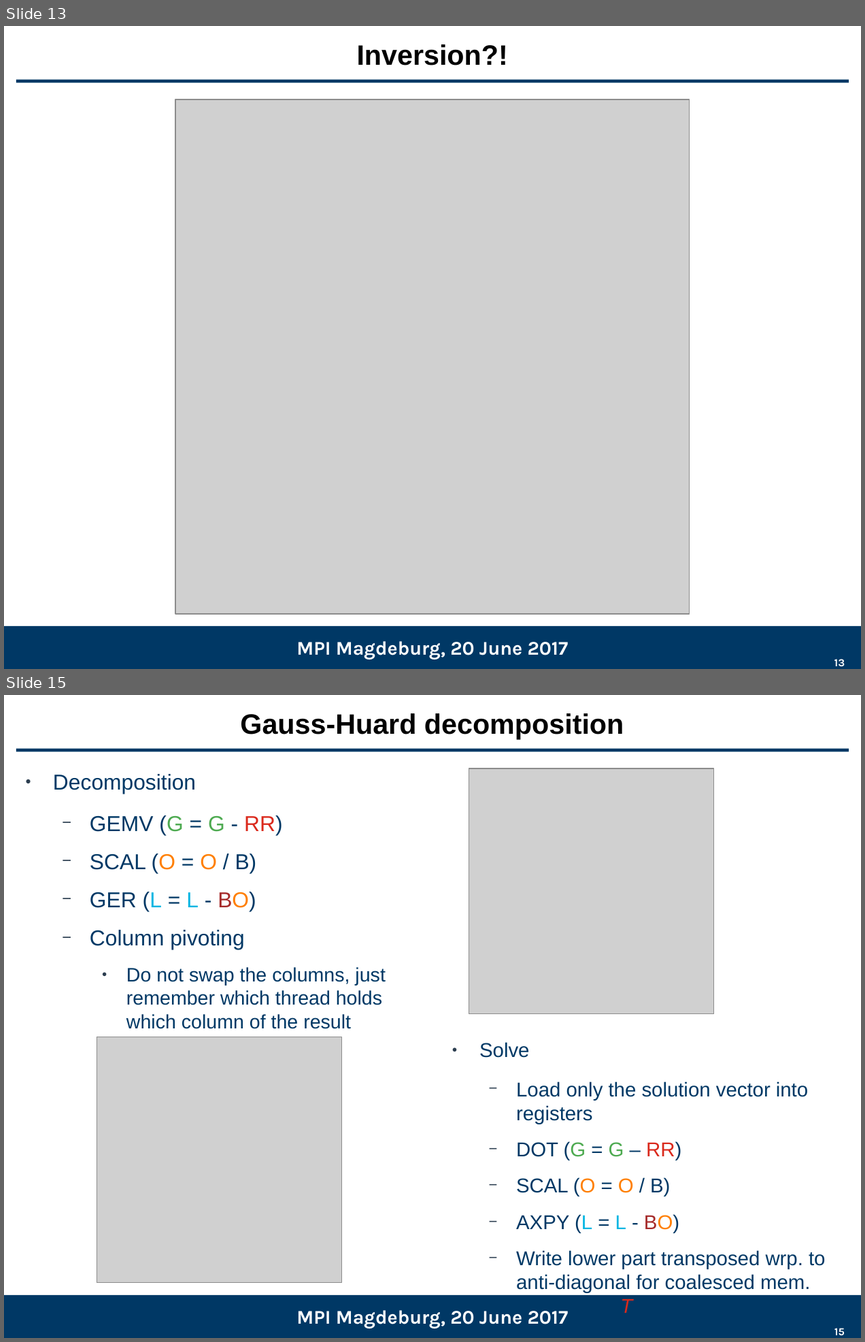
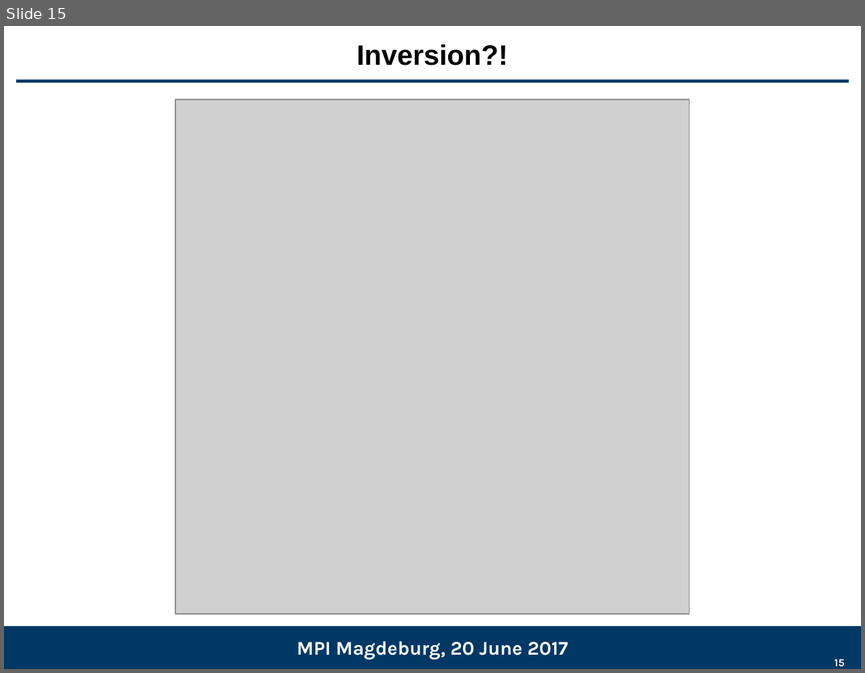
Before and after one commit to gflegar/talks, a slide deck: mpi_magdeburg_2017_06/slides.odp. Shown one above the other, each under a label of ours: slides 13 and 15 before the commit, slide 15 after it; the slides between them are not shown. The pictures are 865x1342 and 865x673 pixels, drawn with LibreOffice and Linux fonts; fonts in the diff are those of the drawing; grey boxes stand for pictures; background and template pictures are left out. Boxes give left, top, right and bottom in pixels: in the first picture for what was removed or moved away, otherwise in the second. Text is boxed around its words. In the diff, an @@ line names an element or a change of style, - is before the commit and + after.

Commit message:
Finish text for MPI

```diff
--- a/mpi_magdeburg_2017_06/slides.odp
+++ b/mpi_magdeburg_2017_06/slides.odp
@@ slide 15 removed at (4,695,861,1338), background #FFFFFF; not listed: 2 template elements that a slide beside it also shows @@
@@ title removed at (240,713,623,739) @@
-Gauss-Huard decomposition
@@ text removed at (53,774,385,1029) @@
-● Decomposition
-  − GEMV (G = G - RR)
-  − SCAL (O = O / B)
-  − GER (L = L - BO)
-  − Column pivoting
-    ● Do not swap the columns, just remember which thread holds which column of the result
@@ picture removed at (469,768,714,1013) @@
@@ picture removed at (96,1037,341,1282) @@
@@ text removed at (479,1042,825,1293) @@
-● Solve
-  − Load only the solution vector into registers
-  − DOT (G = G – RR)
-  − SCAL (O = O / B)
-  − AXPY (L = L - BO)
-  − Write lower part transposed wrp. to anti-diagonal for coalesced mem. access (GHT)
@@ text removed at (296,1310,568,1328) @@
-MPI Magdeburg, 20 June 2017
@@ page number removed at (834,1327,844,1336) @@
-15
@@ what was slide 13 is now slide 15 @@
@@ page number at (834,658,844,667): text changed @@
-13
+15
```
Also in this commit, not shown: 14 slides changed, 3 slides added, 1 other slide removed.
